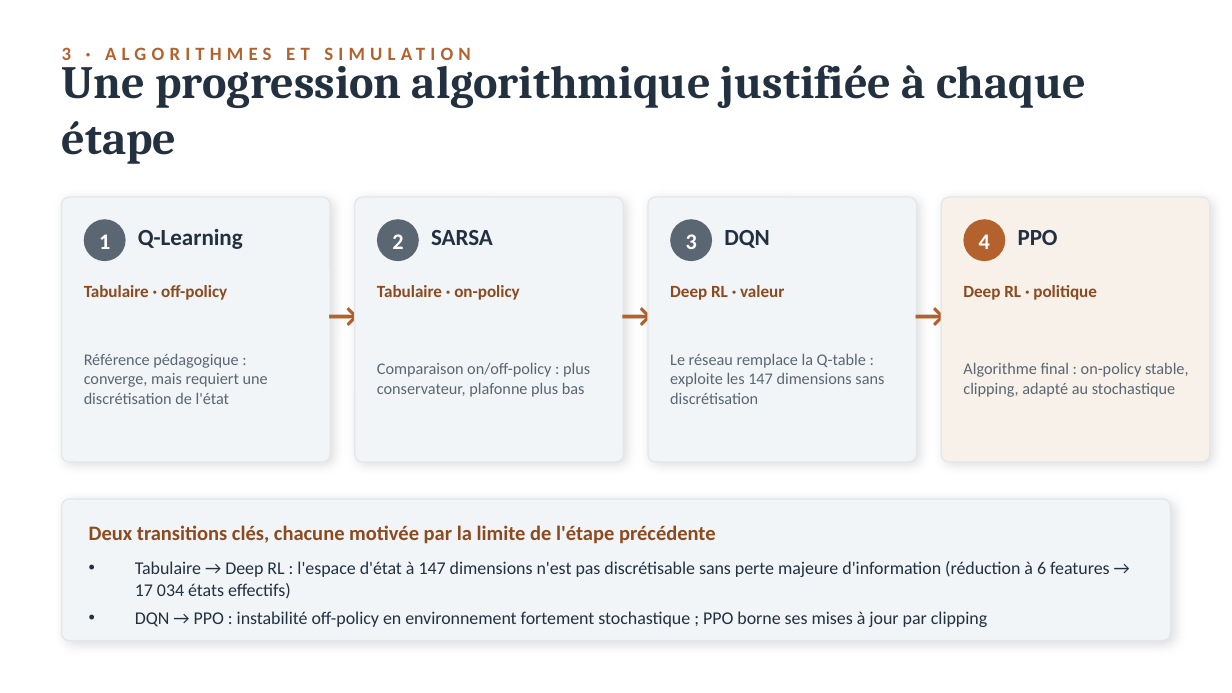
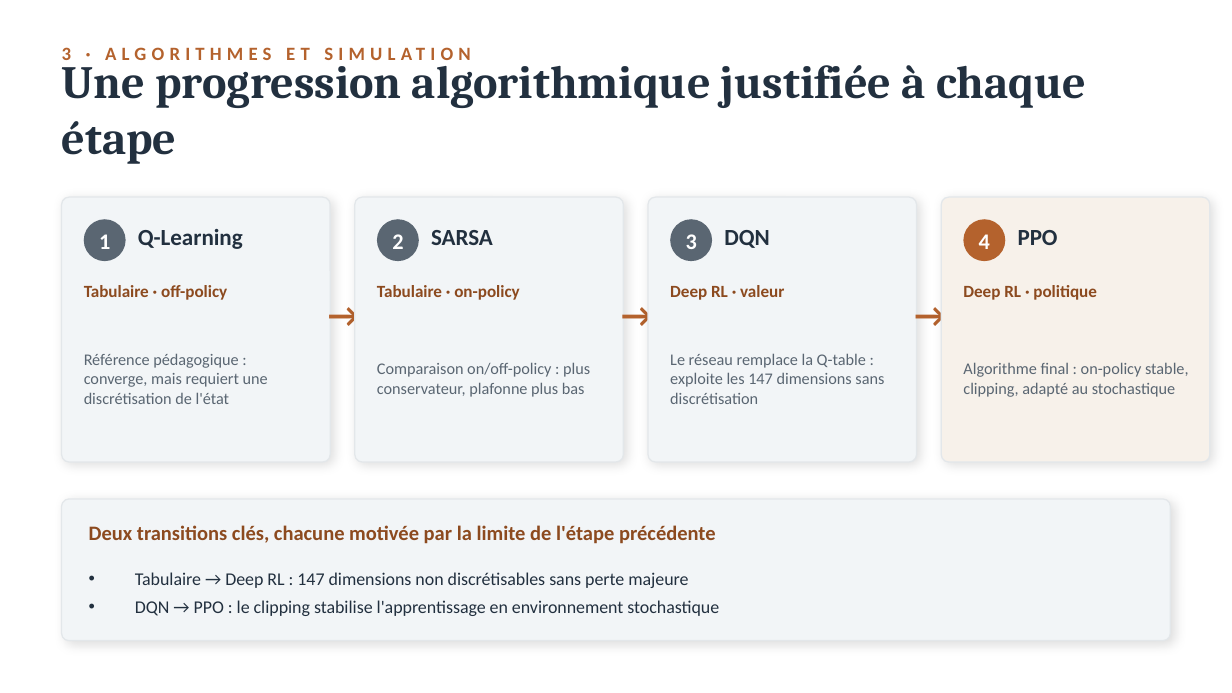
Before and after one commit to Juan-Lucas/memoire-master-rl-logistique, a slide deck: slide 11 of reports/Soutenance_MUPASA_KALUNGA_M2_DataScience.pptx. Drawn at 1232x693 pixels with LibreOffice and Linux fonts; fonts in the diff are those of the drawing. Boxes give left, top, right and bottom in pixels: in the first picture for what was removed or moved away, otherwise in the second. Text is boxed around its words. In the diff, an @@ line names an element or a change of style, - is before the commit and + after.

```diff
--- a/reports/Soutenance_MUPASA_KALUNGA_M2_DataScience.pptx
+++ b/reports/Soutenance_MUPASA_KALUNGA_M2_DataScience.pptx
@@ text at [135,572,719,616]: text changed @@
-• Tabulaire → Deep RL : l'espace d'état à 147 dimensions n'est pas discrétisable sans perte majeure d'information (réduction à 6 features → 17 034 états effectifs)
-• DQN → PPO : instabilité off-policy en environnement fortement stochastique ; PPO borne ses mises à jour par clipping
+• Tabulaire → Deep RL : 147 dimensions non discrétisables sans perte majeure
+• DQN → PPO : le clipping stabilise l'apprentissage en environnement stochastique
```
Also in this commit, not shown: 6 other slides changed, 1 other file.
